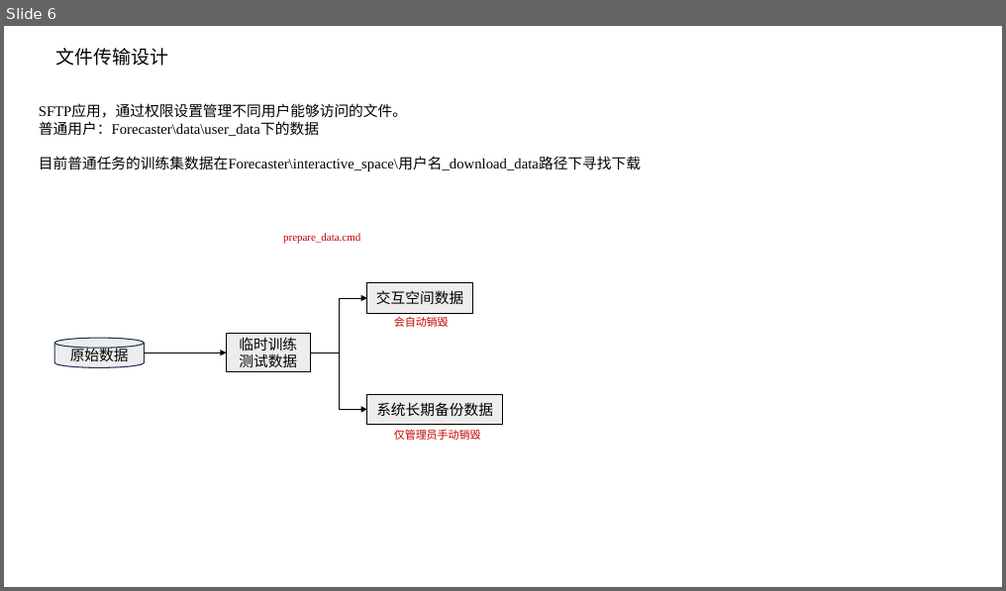
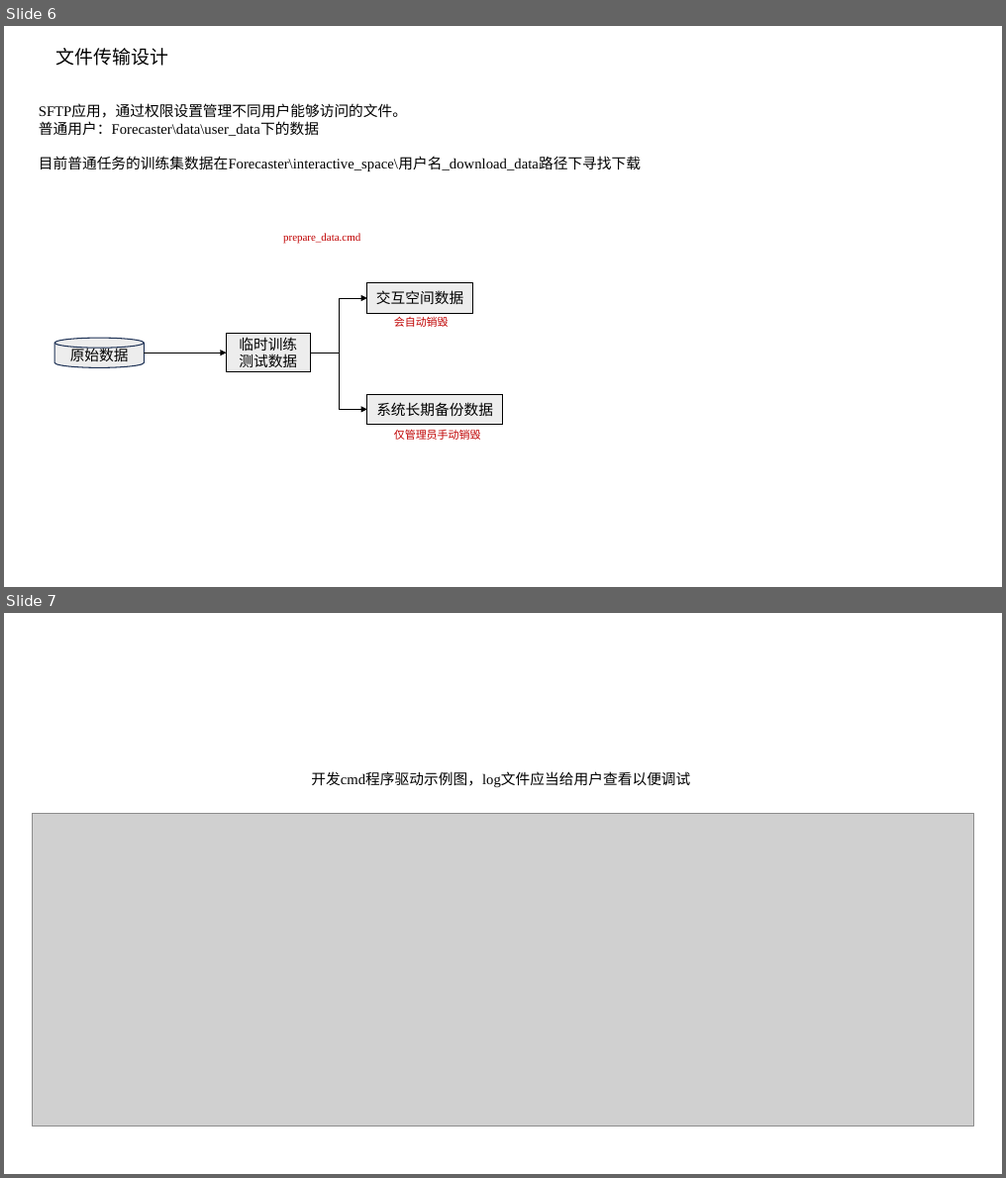
Before and after one commit to unscmol/Forecaster, a slide deck: 功率预测模型校验系统.pptx. Shown one above the other, each under a label of ours: slide 6 before the commit, slides 6 and 7 after it. The pictures are 1006x591 and 1006x1178 pixels, drawn with LibreOffice and Linux fonts; fonts in the diff are those of the drawing; grey boxes stand for pictures. Boxes give left, top, right and bottom in pixels: in the first picture for what was removed or moved away, otherwise in the second. Text is boxed around its words. In the diff, an @@ line names an element or a change of style, - is before the commit and + after.

```diff
--- a/功率预测模型校验系统.pptx
+++ b/功率预测模型校验系统.pptx
@@ slide 7 added at box(4, 613, 1002, 1174), background #FFFFFF @@
@@ text added at box(311, 771, 690, 787), 14 pt, text #000000 @@
+开发cmd程序驱动示例图，log文件应当给用户查看以便调试
@@ picture added at box(32, 814, 973, 1126) @@
```
Also in this commit, not shown: 45 other files.
